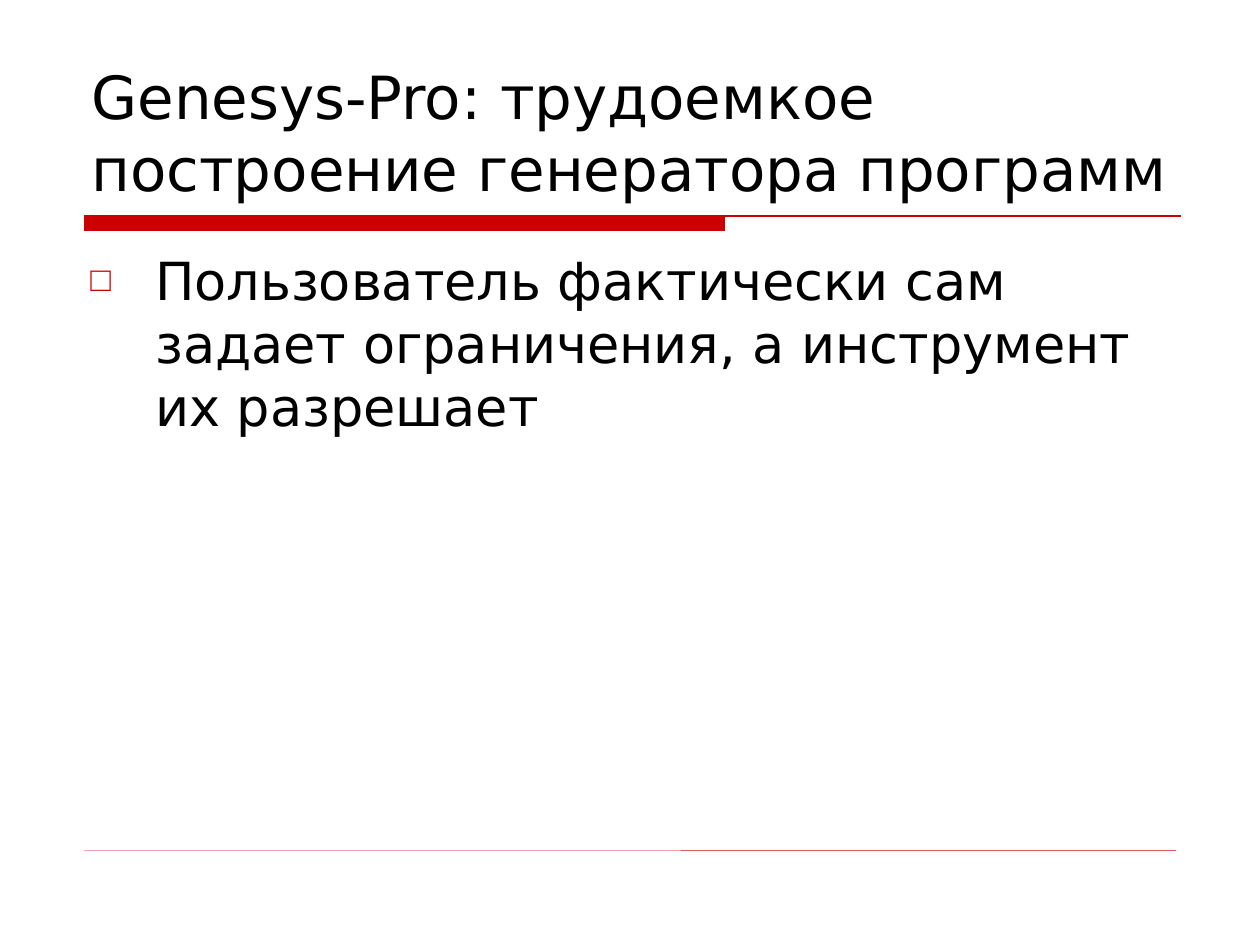
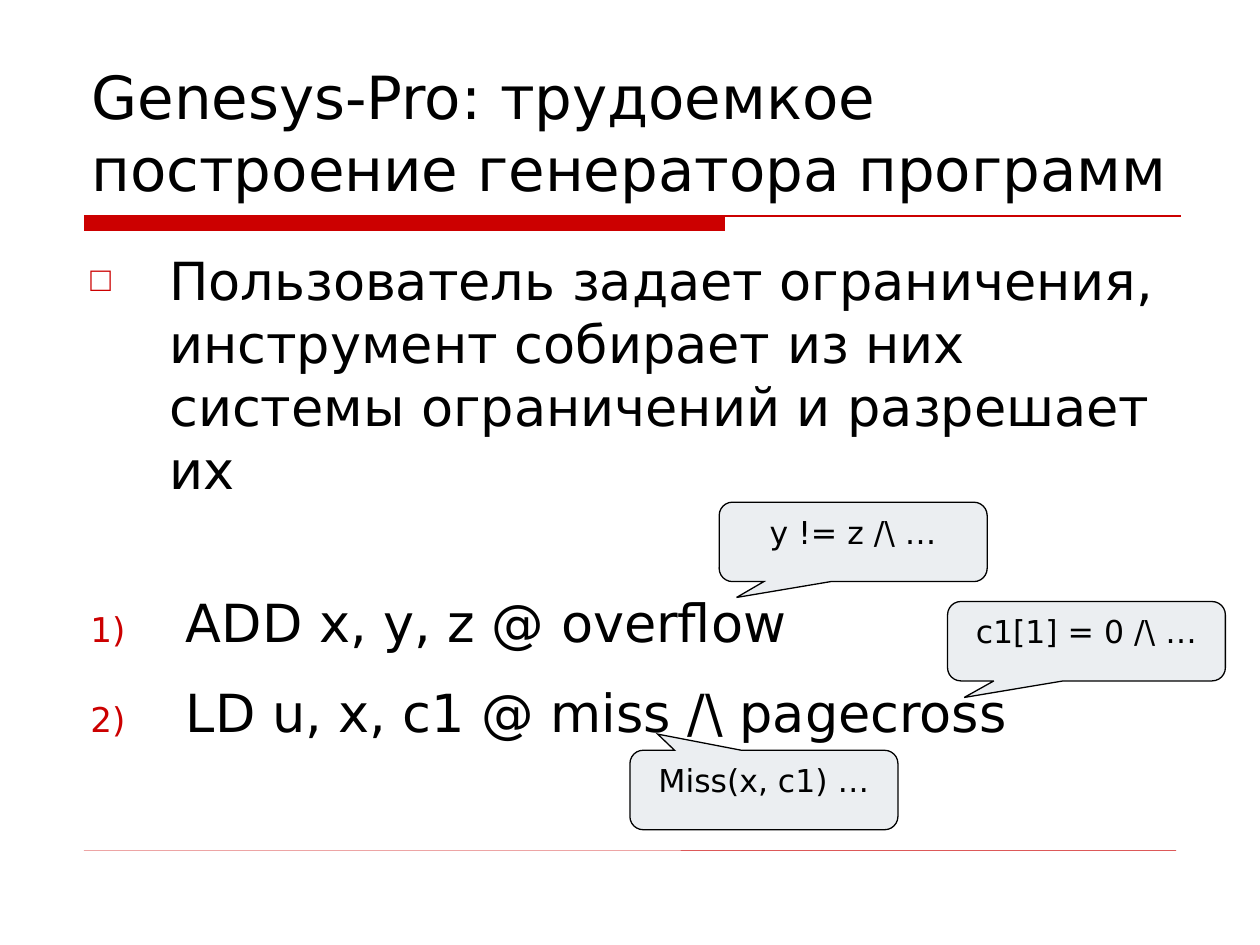
Before and after one commit to kornevgen/tesla-project, a slide deck: slide 9 of papers/THESIS/talks/Oct13 - ISP/isp-slides.ppt (slide 11 before the commit). Drawn at 1260x945 pixels with LibreOffice and Linux fonts; fonts in the diff are those of the drawing; background and template pictures are left out. Boxes give left, top, right and bottom in pixels: in the first picture for what was removed or moved away, otherwise in the second. Text is boxed around its words. In the diff, an @@ line names an element or a change of style, - is before the commit and + after.

```diff
--- a/papers/THESIS/talks/Oct13 - ISP/isp-slides.ppt
+++ b/papers/THESIS/talks/Oct13 - ISP/isp-slides.ppt
@@ text at box(169, 261, 1153, 743): text changed @@
-□ Пользователь фактически сам задает ограничения, а инструмент их разрешает
+□ Пользователь задает ограничения, инструмент собирает из них системы ограничений и разрешает их
+1) ADD x, y, z @ overflow
+2) LD u, x, c1 @ miss /\ pagecross
@@ rounded speech box added at box(719, 503, 988, 582), fill #A3B2C1 at 21% opacity, outline #000000 0.74 pt, 18 pt, text #000000 @@
+y != z /\ …
@@ rounded speech box added at box(948, 601, 1225, 680), fill #A3B2C1 at 21% opacity, outline #000000 0.74 pt, 18 pt, text #000000 @@
+c1[1] = 0 /\ …
@@ rounded speech box added at box(630, 750, 898, 829), fill #A3B2C1 at 21% opacity, outline #000000 0.74 pt, 18 pt, text #000000 @@
+Miss(x, c1) …
```
Also in this commit, not shown: 8 other slides changed, 11 slides added, 18 slides removed.
